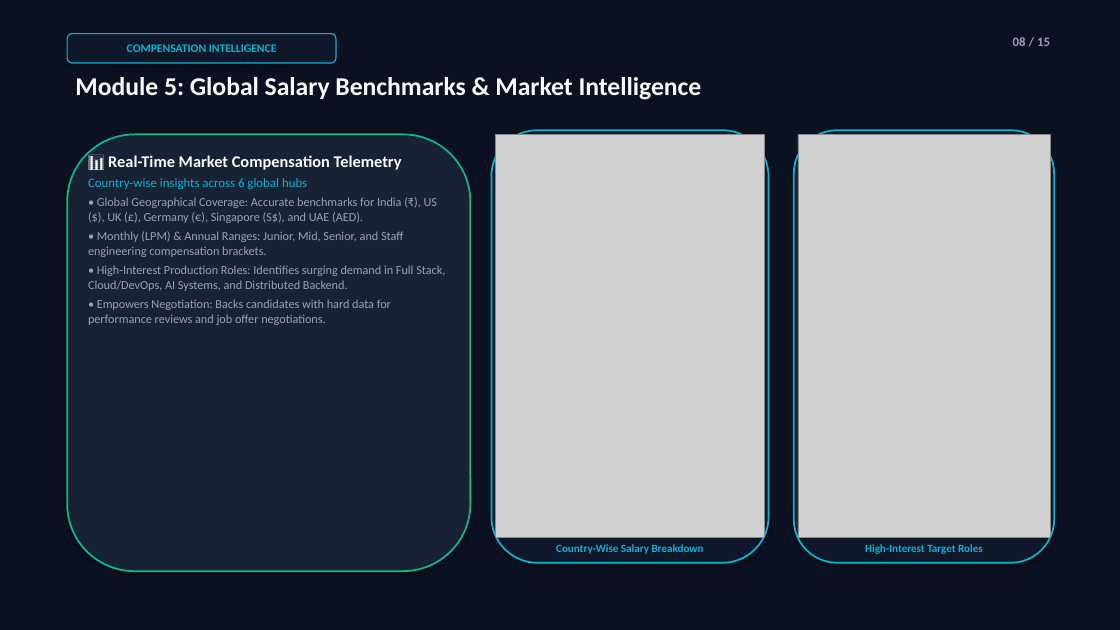
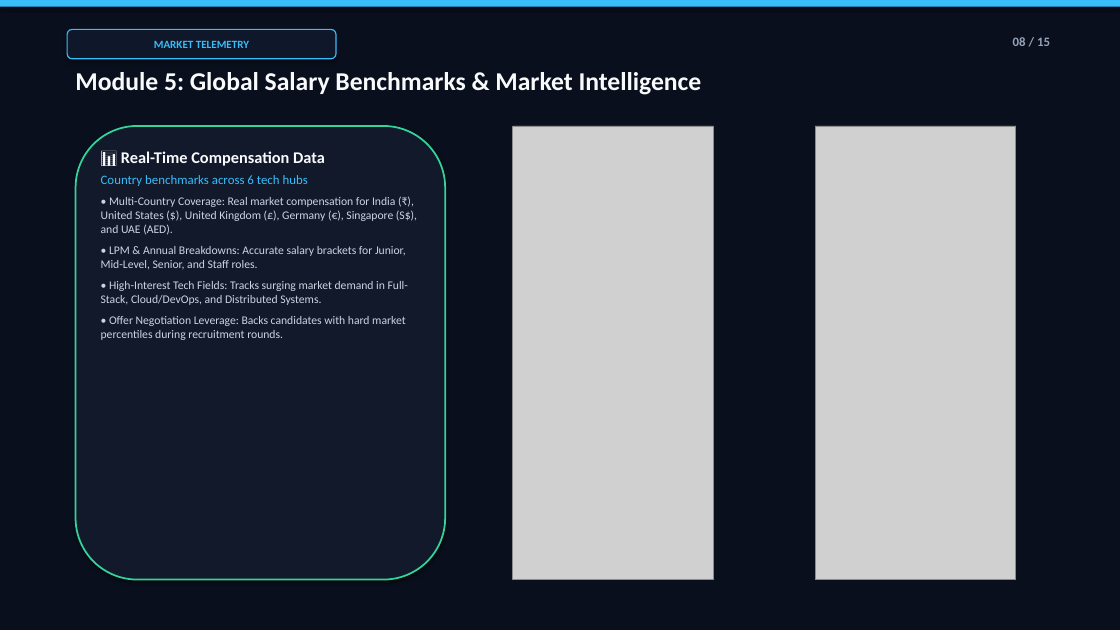
Before and after one commit to raj40870-pixel/Ai-skill-, a slide deck: slide 8 of The_Hustlers_Career_Nav_AI_Presentation.pptx. Drawn at 1120x630 pixels with LibreOffice and Linux fonts; fonts in the diff are those of the drawing; grey boxes stand for pictures. Boxes give left, top, right and bottom in pixels: in the first picture for what was removed or moved away, otherwise in the second. Text is boxed around its words. In the diff, an @@ line names an element or a change of style, - is before the commit and + after.

Commit message:
docs(presentation): upgrade pitch deck with high-definition browser & smartphone device mockups and non-distorted aspect ratios

```diff
--- a/The_Hustlers_Career_Nav_AI_Presentation.pptx
+++ b/The_Hustlers_Career_Nav_AI_Presentation.pptx
@@ rectangle at (x1=0, y1=0, x2=1120, y2=630): fill #0B1120 to #0A0F1D @@
@@ rectangle added at (x1=0, y1=0, x2=1120, y2=7), fill #38BDF8 @@
@@ rounded rectangle added at (x1=67, y1=29, x2=336, y2=59), fill #0F172A, outline #38BDF8 1 pt, 9.5 pt, text #38BDF8, bold @@
+MARKET TELEMETRY
@@ rounded rectangle removed at (x1=67, y1=34, x2=336, y2=63) @@
-COMPENSATION INTELLIGENCE
@@ text "Module 5: Global Salary Benchmarks ..." moved from (x1=75, y1=77, x2=702, y2=100) to (x1=75, y1=72, x2=702, y2=95) @@
@@ rounded rectangle resized from (x1=67, y1=134, x2=471, y2=571) to (x1=76, y1=126, x2=445, y2=580) @@
@@ rounded rectangle at (x1=76, y1=126, x2=445, y2=580): fill #182235 to #12192B; outline #10B981 1.5 pt to #34D399 1.5 pt @@
@@ rounded rectangle removed at (x1=492, y1=130, x2=769, y2=563) @@
@@ picture resized from (x1=496, y1=134, x2=765, y2=538) to (x1=513, y1=126, x2=714, y2=580) @@
@@ rounded rectangle removed at (x1=794, y1=130, x2=1054, y2=563) @@
@@ picture resized from (x1=798, y1=134, x2=1050, y2=538) to (x1=816, y1=126, x2=1017, y2=580) @@
@@ text at (x1=101, y1=151, x2=417, y2=340): text changed; size 10.5 to 10 pt; text colour #94A3B8 to #CBD5E1 @@
-📊 Real-Time Market Compensation Telemetry
-Country-wise insights across 6 global hubs
-• Global Geographical Coverage: Accurate benchmarks for India (₹), US ($), UK (£), Germany (€), Singapore (S$), and UAE (AED).
-• Monthly (LPM) & Annual Ranges: Junior, Mid, Senior, and Staff engineering compensation brackets.
-• High-Interest Production Roles: Identifies surging demand in Full Stack, Cloud/DevOps, AI Systems, and Distributed Backend.
-• Empowers Negotiation: Backs candidates with hard data for performance reviews and job offer negotiations.
+📊 Real-Time Compensation Data
+Country benchmarks across 6 tech hubs
+• Multi-Country Coverage: Real market compensation for India (₹), United States ($), United Kingdom (£), Germany (€), Singapore (S$), and UAE (AED).
+• LPM & Annual Breakdowns: Accurate salary brackets for Junior, Mid-Level, Senior, and Staff roles.
+• High-Interest Tech Fields: Tracks surging market demand in Full-Stack, Cloud/DevOps, and Distributed Systems.
+• Offer Negotiation Leverage: Backs candidates with hard market percentiles during recruitment rounds.
@@ text removed at (x1=556, y1=544, x2=704, y2=554) @@
-Country-Wise Salary Breakdown
@@ text removed at (x1=865, y1=544, x2=983, y2=554) @@
-High-Interest Target Roles
```
Also in this commit, not shown: 12 other slides changed, 2 slides added, 2 slides removed, 15 other files.
